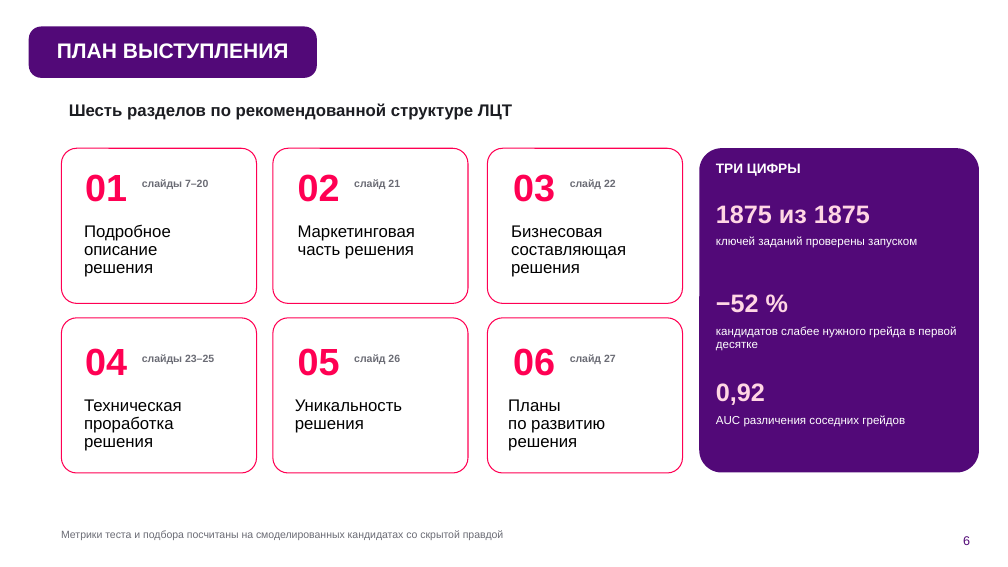
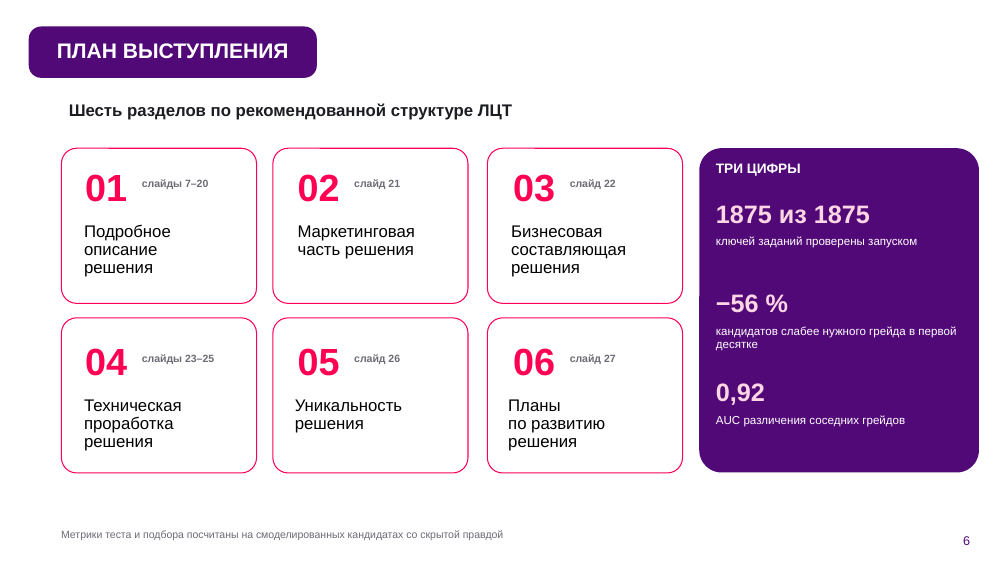
Before and after one commit to KonkovDV/fsp-talent, a slide deck: slide 6 of submission/03-presentation/FSP_Talent_presentation.pptx. Drawn at 1008x567 pixels with LibreOffice and Linux fonts; fonts in the diff are those of the drawing; background and template pictures are left out. Boxes give left, top, right and bottom in pixels: in the first picture for what was removed or moved away, otherwise in the second. Text is boxed around its words. In the diff, an @@ line names an element or a change of style, - is before the commit and + after.

```diff
--- a/submission/03-presentation/FSP_Talent_presentation.pptx
+++ b/submission/03-presentation/FSP_Talent_presentation.pptx
@@ text at (x1=716, y1=294, x2=759, y2=313): text changed @@
-−52 %
+−56 %
```
Also in this commit, not shown: 18 other slides changed, 1 other file.
